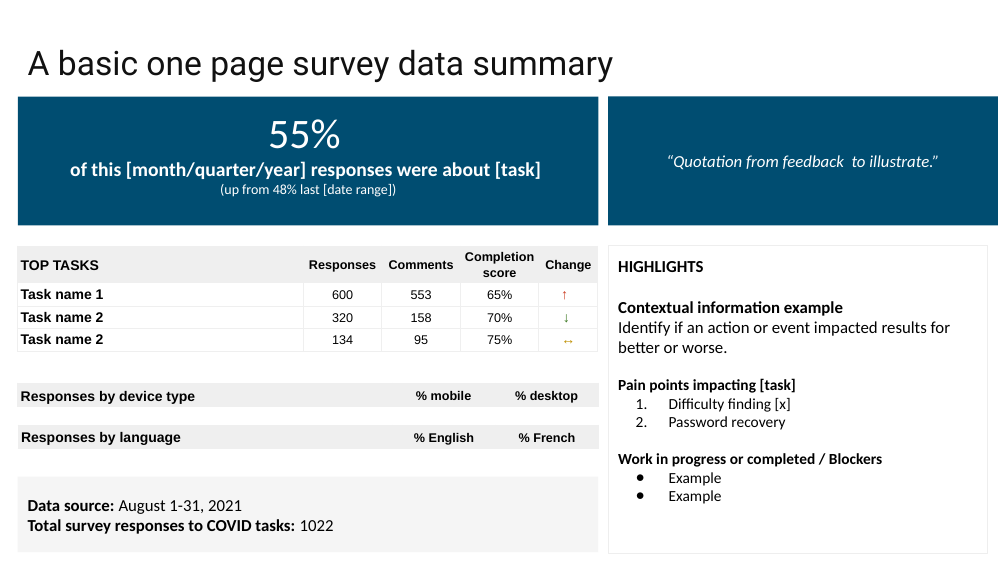
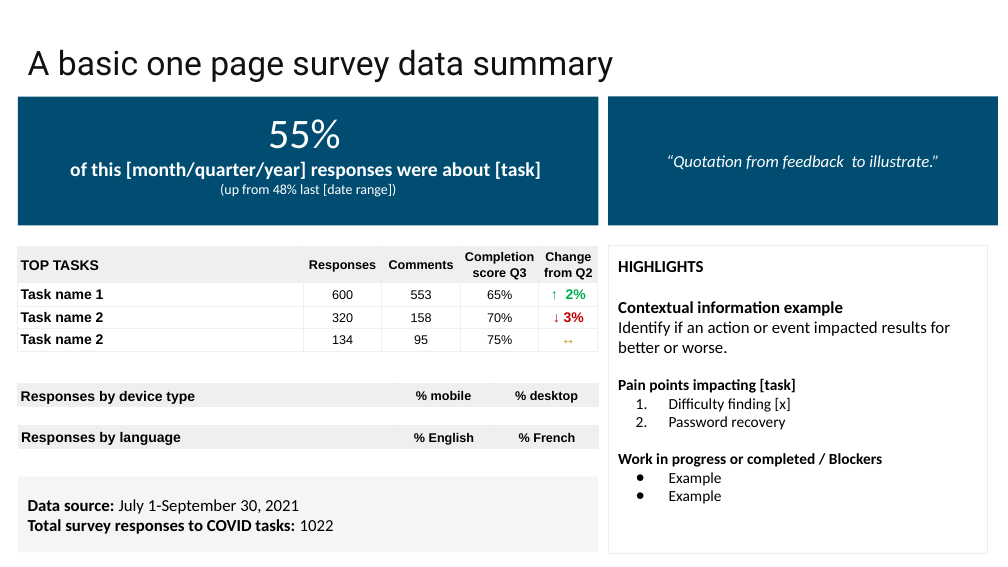
Before and after one commit to gc-proto/experimental, a slide deck: slide 4 of survey/images/templates-sharing-tss-data.pptx. Drawn at 1008x567 pixels with LibreOffice and Linux fonts; fonts in the diff are those of the drawing; background and template pictures are left out. Boxes give left, top, right and bottom in pixels: in the first picture for what was removed or moved away, otherwise in the second. Text is boxed around its words. In the diff, an @@ line names an element or a change of style, - is before the commit and + after.

```diff
--- a/survey/images/templates-sharing-tss-data.pptx
+++ b/survey/images/templates-sharing-tss-data.pptx
@@ table at box(17, 246, 598, 352) @@
-row 1, column 4: Completion score
+row 1, column 4: Completion score Q3
-row 1, column 5: Change
+row 1, column 5: Change from Q2
-row 2, column 5: ↑
+row 2, column 5: ↑ 2%
-row 3, column 5: ↓
+row 3, column 5: ↓ 3%
@@ table: place and size @@
-table at box(17, 383, 598, 567)
+table at box(17, 383, 598, 408)
@@ table: place and size @@
-table at box(18, 425, 599, 567)
+table at box(18, 425, 599, 449)
@@ text in rectangle at box(28, 499, 299, 514): text changed @@
-Data source: August 1-31, 2021
+Data source: July 1-September 30, 2021
```
Also in this commit, not shown: 3 other slides changed, 4 other files.
